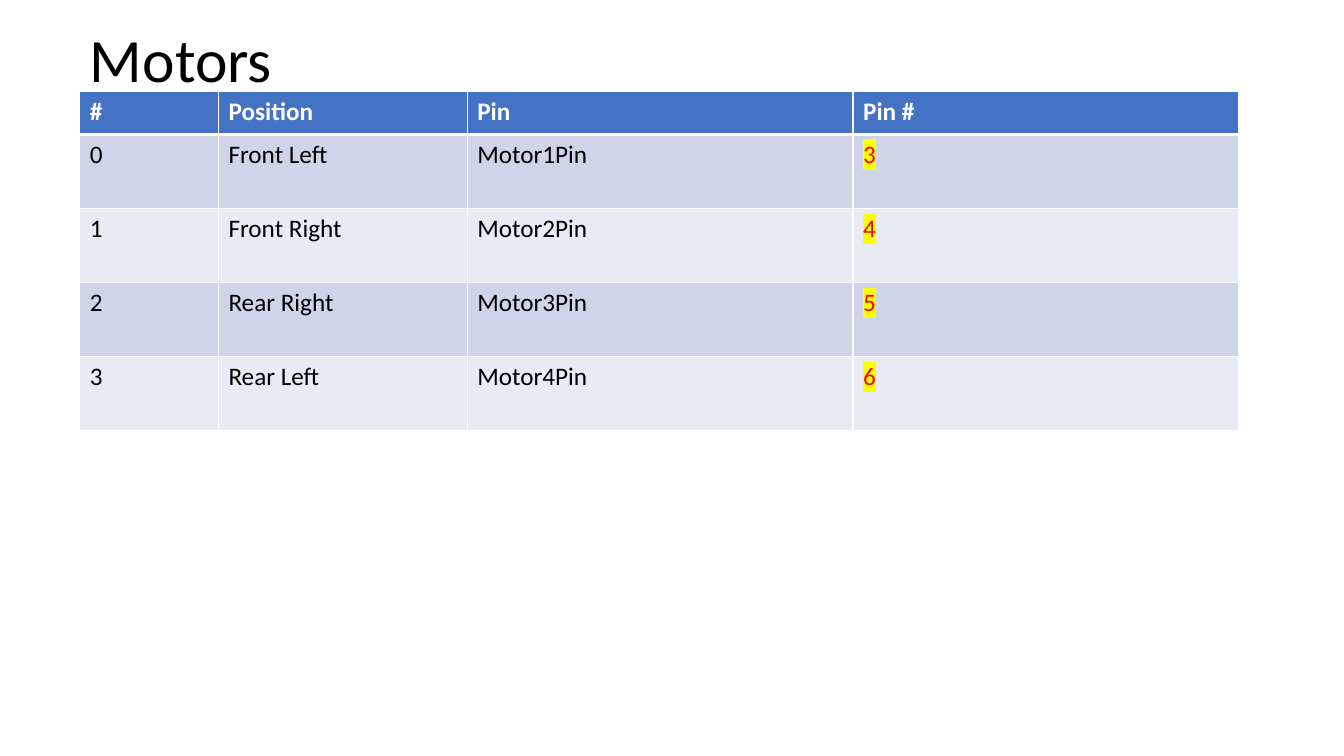
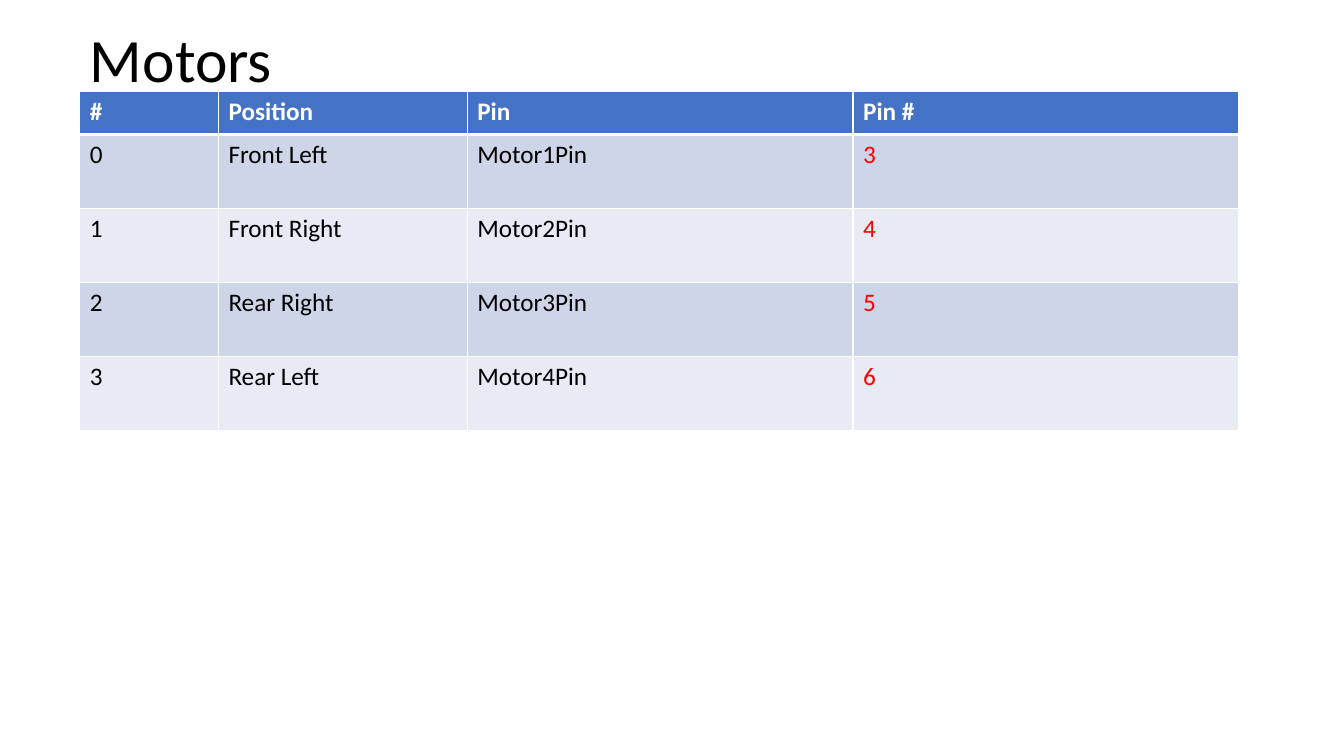
Before and after one commit to RobotEdh/RobotMicroControl, a slide deck: slide 5 of libraries/Diagramm Drone.pptx (slide 9 before the commit). Drawn at 1344x756 pixels with LibreOffice and Linux fonts; fonts in the diff are those of the drawing. Boxes give left, top, right and bottom in pixels: in the first picture for what was removed or moved away, otherwise in the second. Text is boxed around its words. In the diff, an @@ line names an element or a change of style, - is before the commit and + after.

```diff
--- a/libraries/Diagramm Drone.pptx
+++ b/libraries/Diagramm Drone.pptx
@@ table at (80, 92, 1240, 432) @@
@@ highlight #FFFF00 to none in "3", "4", "5", "6" @@
```
Also in this commit, not shown: 5 other slides changed, 1 slide added, 3 slides removed.
